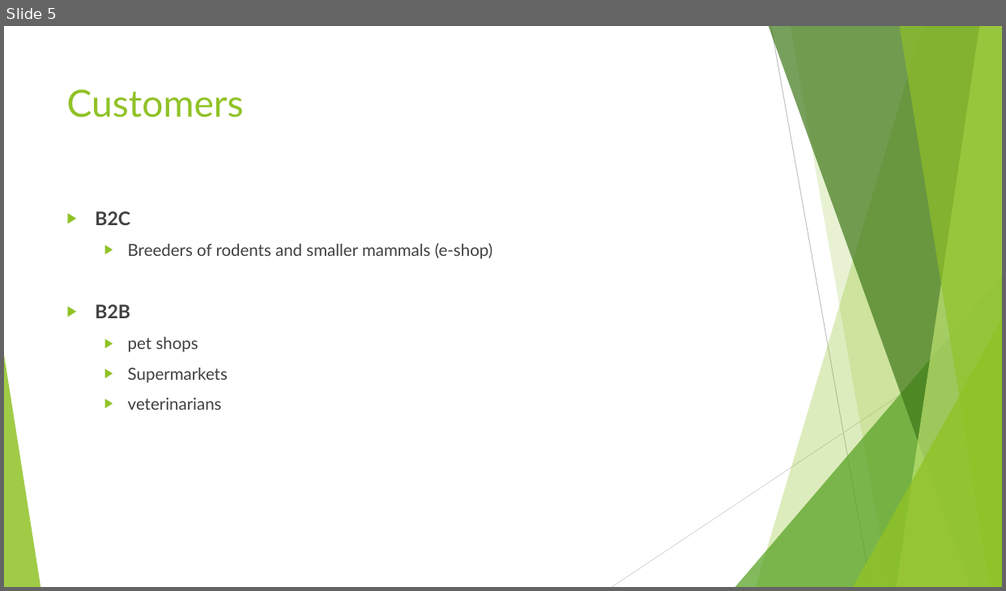
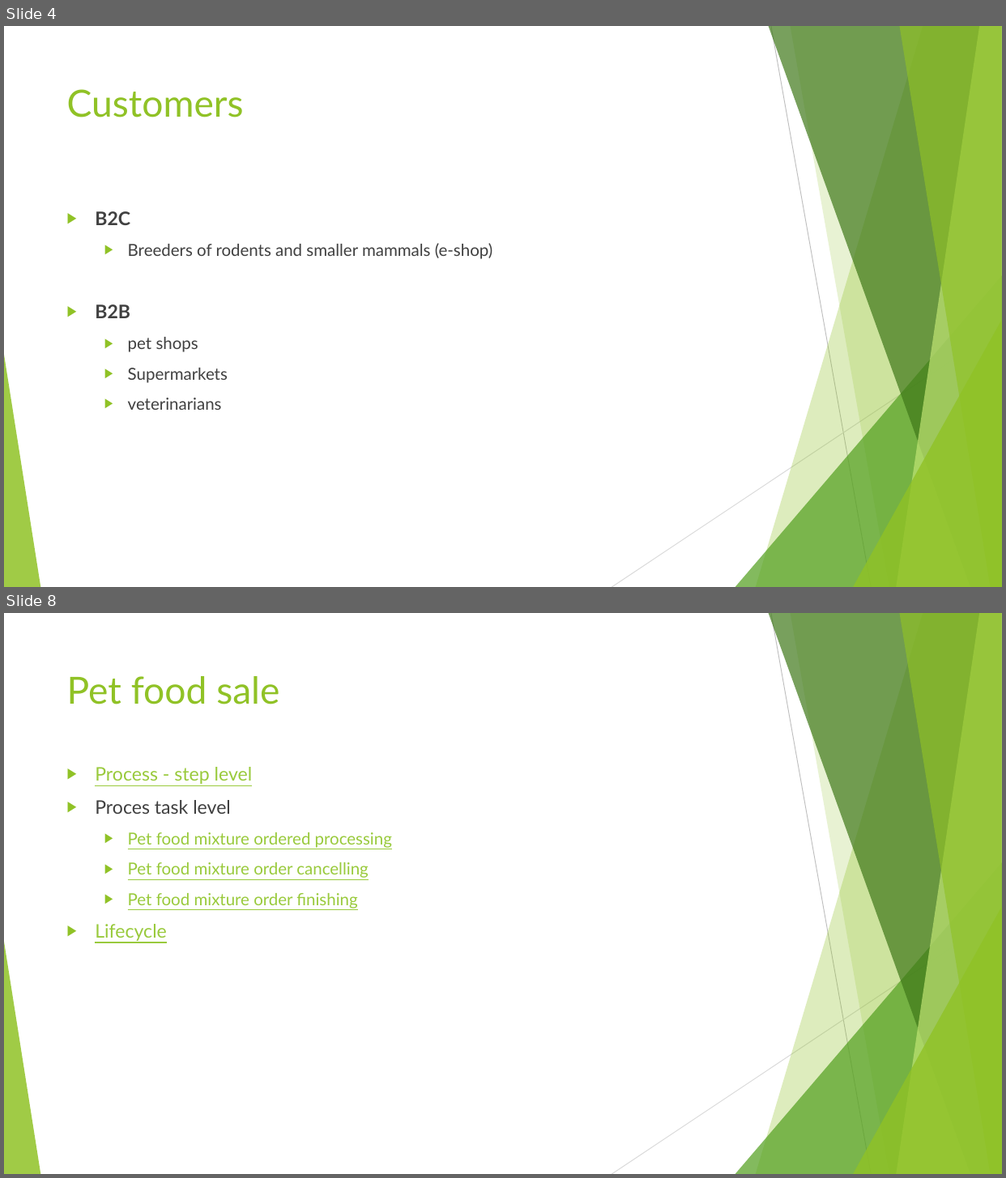
Before and after one commit to 4IT531/pet_food_manufacturing_company, a slide deck: presentation/16.11_presentation.pptx. Shown one above the other, each under a label of ours: slide 5 before the commit, slides 4 and 8 after it; the slides between them are not shown. The pictures are 1006x591 and 1006x1178 pixels, drawn with LibreOffice and Linux fonts; fonts in the diff are those of the drawing. Boxes give left, top, right and bottom in pixels: in the first picture for what was removed or moved away, otherwise in the second. Text is boxed around its words. In the diff, an @@ line names an element or a change of style, - is before the commit and + after.

```diff
--- a/presentation/16.11_presentation.pptx
+++ b/presentation/16.11_presentation.pptx
@@ slide 8 added at [4, 613, 1002, 1174], background #FFFFFF; not listed: 10 template elements that a slide beside it also shows @@
@@ title added at [67, 676, 279, 705], 36 pt, text #90C226 @@
+Pet food sale
@@ text added at [95, 767, 392, 941], 16 pt, text #99CA3C, underline @@
+▶ Process - step level
+▶ Proces task level
+  ▶ Pet food mixture ordered processing
+  ▶ Pet food mixture order cancelling
+  ▶ Pet food mixture order finishing
+▶ Lifecycle
@@ what was slide 5 is now slide 4 @@
```
Also in this commit, not shown: 5 slides changed, 3 other slides added, 1 slide removed, 43 other files.
